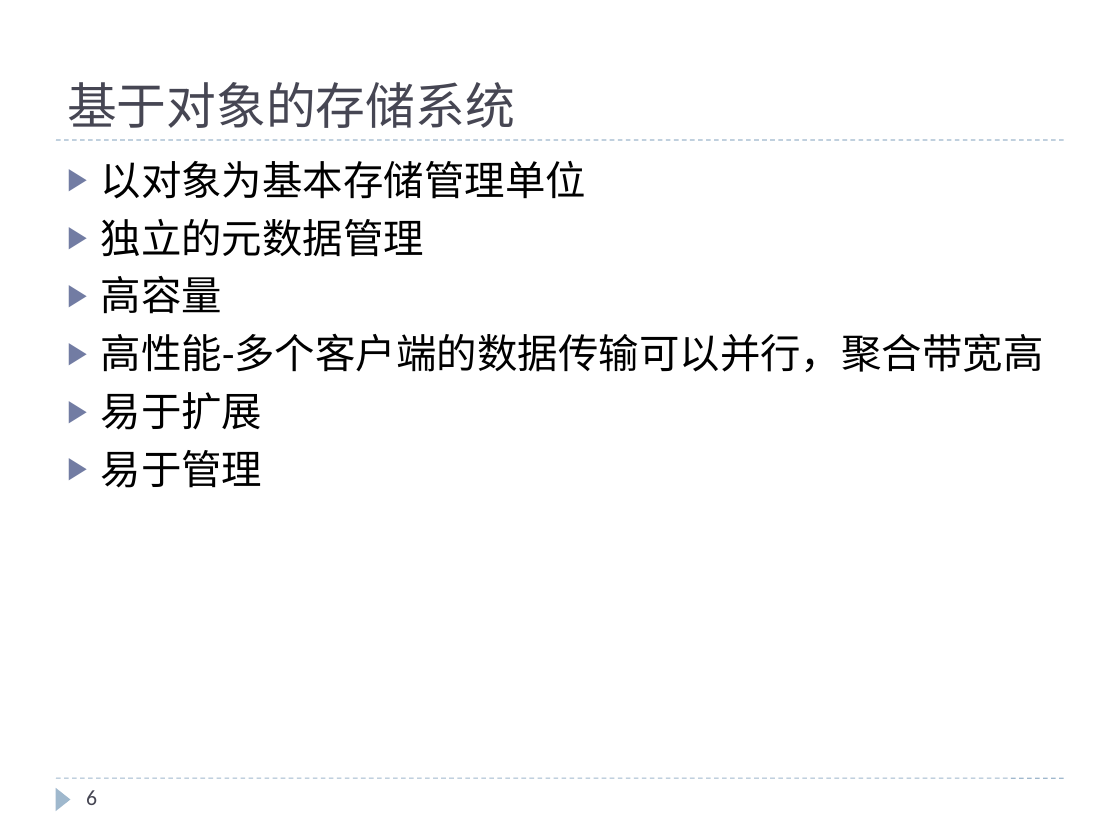
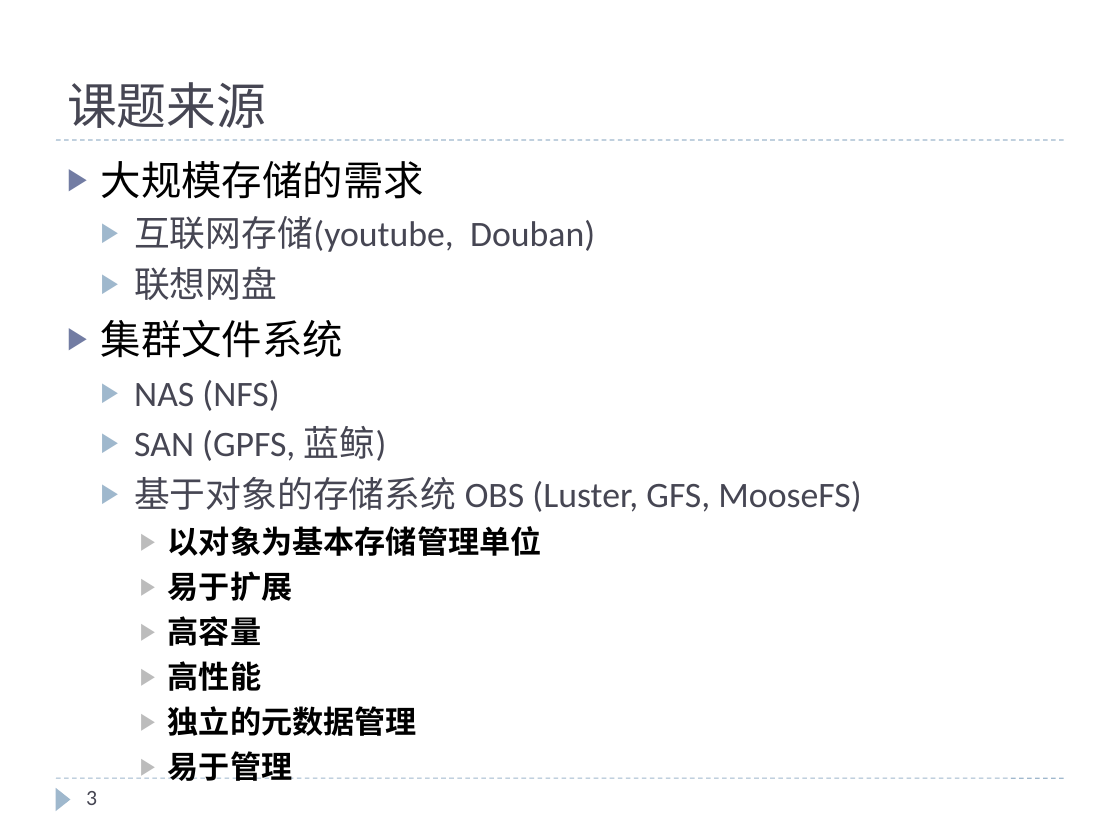
Before and after one commit to cheliequan/idning-paper, a slide deck: slide 3 of draft/MDS集群.pptx (slide 6 before the commit). Drawn at 1120x840 pixels with LibreOffice and Linux fonts; fonts in the diff are those of the drawing. Boxes give left, top, right and bottom in pixels: in the first picture for what was removed or moved away, otherwise in the second. Text is boxed around its words. In the diff, an @@ line names an element or a change of style, - is before the commit and + after.

```diff
--- a/draft/MDS集群.pptx
+++ b/draft/MDS集群.pptx
@@ background #F4F4F4 to #FFFFFF @@
@@ title at (67,82,266,128): text changed @@
-基于对象的存储系统
+课题来源
@@ text at (101,161,861,512): paragraphs added @@
+▶ 大规模存储的需求
+  ▶ 互联网存储(youtube, Douban)
+  ▶ 联想网盘
+▶ 集群文件系统
+  ▶ NAS (NFS)
+  ▶ SAN (GPFS, 蓝鲸)
+  ▶ 基于对象的存储系统 OBS (Luster, GFS, MooseFS)
@@ text at (101,276,1044,430): paragraphs removed @@
-▶ 高容量
-▶ 高性能-多个客户端的数据传输可以并行，聚合带宽高
-▶ 易于扩展
@@ text at (168,526,542,736): size 26 to 20 pt, bold on in "以对象为基本存储管理单位", "独立的元数据管理", "易于管理"; list level 1 to 3 in "以对象为基本存储管理单位"; bullet colour #727CA3 to #BDBDBD; list level 1 to 3 in "独立的元数据管理"; list level 1 to 3 in "易于管理" @@
@@ text at (168,571,293,691): paragraphs added @@
+    ▶ 易于扩展
+    ▶ 高容量
+    ▶ 高性能
@@ page number at (86,791,97,805): text changed @@
-6
+3
```
Also in this commit, not shown: 16 other slides changed, 1 slide added, 5 slides removed, 2 other files.
